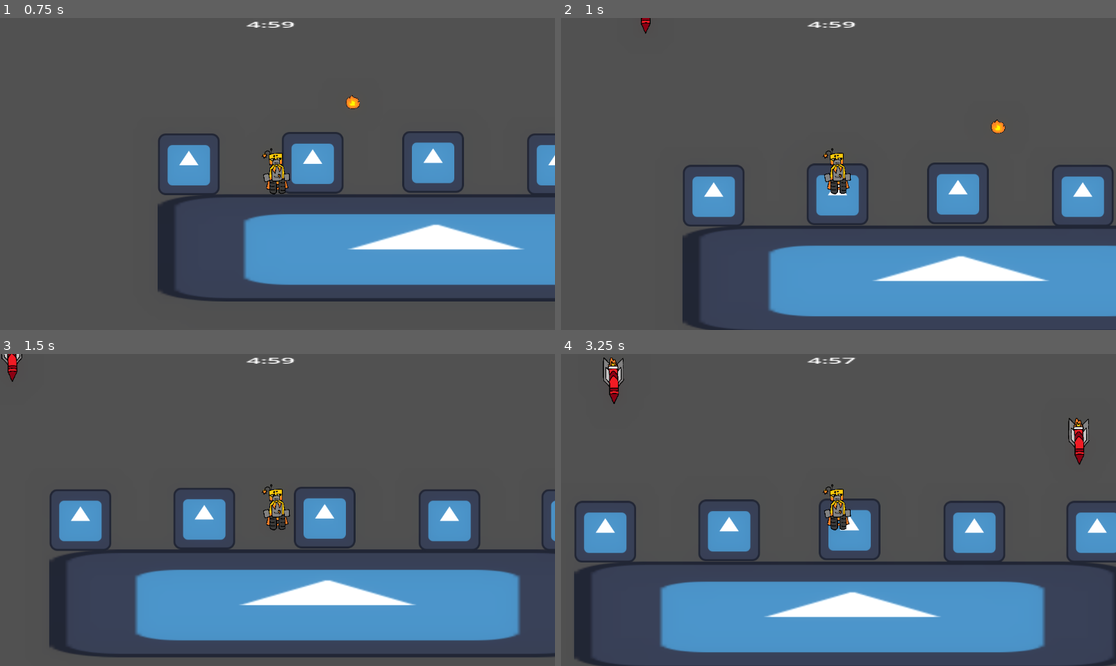
Above: before the commit, frames 1-4 (two rows, left to right).
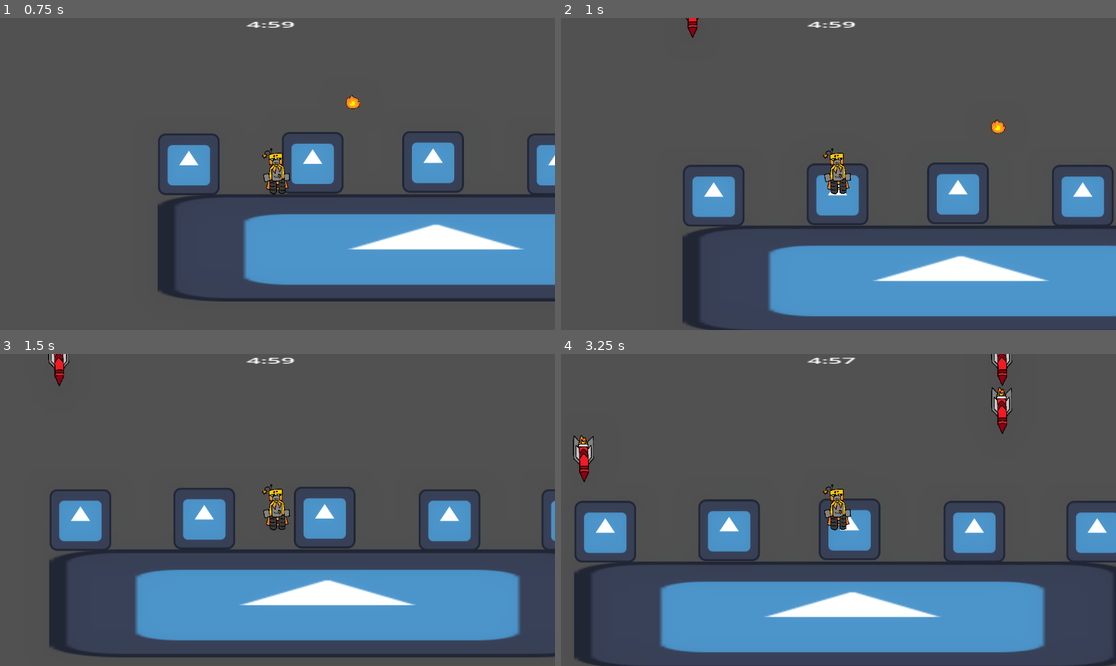
Above: after the commit, the same moments.

Repository: GeirlanthArchivest/oops--i-maybe-did-it-again
Game: Godot game, scene res://Scenes/main_level.tscn
Same seed, same stepped clock (60 frames per second), same inputs: the game is played once before the commit and once after it. The engine's default icon, where the game draws it, is replaced by a stand-in: a white triangle on a blue panel in a dark square.
Inputs (mouse positions are in pixels of both pictures, inside the frame that each line leads up to):
- Up to frame 1 (0.75 s): tap Enter (shoot) at 0.5 s; move the mouse to (399, 158) at 0.52 s; hold Right (move_right) from 0.53 s (still down); hold Enter (shoot) from 0.53 s (still down)
- Up to frame 2 (1 s): keep holding Right (move_right); keep holding Enter (shoot); tap Space (jump) at 0.77 s
- Up to frame 3 (1.5 s): keep holding Right (move_right); move the mouse to (166, 525) at 1.27 s; release Enter (shoot) at 1.28 s; tap Enter (shoot) at 1.35 s
- Up to frame 4 (3.25 s): tap Space (jump) at 1.52, 3.02 s; move the mouse to (894, 441) at 2.02 s; release Right (move_right) at 2.03 s; hold Left (move_left) 2.03-2.78 s; hold Enter (shoot) 2.03-2.78 s; move the mouse to (810, 572) at 2.77 s; hold Right (move_right) from 2.78 s (still down); tap Enter (shoot) at 2.85 s

Frame 1 is identical in both runs. In frame 2, 0.2% of the frame differs, in the area x 14-25%, y 0-7%; in frame 3, 0.4%; in frame 4, 1.6%, in the area x 2-96%, y 0-41%.

Commit message:
figured out solution for the old version so used that

Diff:
--- a/oops!-i-maybe-did-it-again/Scenes/main_level.tscn
+++ b/oops!-i-maybe-did-it-again/Scenes/main_level.tscn
@@ -74,6 +74,17 @@
 offset_right = 580.0
 offset_bottom = -327.0
 
+[node name="Spawnpoints" type="Node" parent="Camera2D"]
+
+[node name="Marker2D" type="Marker2D" parent="Camera2D/Spawnpoints" groups=["spawn"]]
+position = Vector2(24, 7)
+
+[node name="Marker2D2" type="Marker2D" parent="Camera2D/Spawnpoints" groups=["spawn"]]
+position = Vector2(322, 7)
+
+[node name="Marker2D3" type="Marker2D" parent="Camera2D/Spawnpoints" groups=["spawn"]]
+position = Vector2(892, 7)
+
 [node name="StaticBody2D" type="StaticBody2D" parent="." groups=["Floor"]]
 position = Vector2(576, 449)
 collision_layer = 3
--- a/oops!-i-maybe-did-it-again/Scripts/Level.gd
+++ b/oops!-i-maybe-did-it-again/Scripts/Level.gd
@@ -20,13 +20,7 @@
 	var missile = missile_path.instantiate()
 	add_child(missile)
 
-	var area = $Camera2D/SpawnArea
-	var random_offset = Vector2(randf_range(0, area.size.x), randf_range(0, area.size.y))
-	missile.global_position = area.global_position + random_offset
+	var nodes = get_tree().get_nodes_in_group("spawn")
+	var node = nodes[randf_range(0,nodes.size())]
 
-	#
-	#var nodes = get_tree().get_nodes_in_group("spawn")
-	#var node = nodes[randi() % nodes.size()]
-	#
-	#$Spawn.position = node.position
-	#print($Spawn.position)
+	missile.global_position = node.global_position
